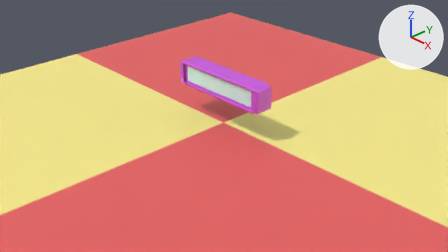
The Blender file Blender/eric's.blend: old version first, new version second.
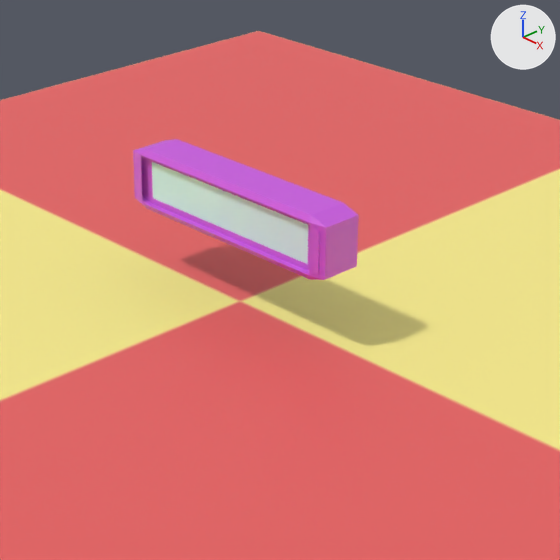
Each version is shown from the file's camera 'Camera', then close up on the part from 28% to 79% of the width and 0% to 90% of the height. Lighting does not change. The marker at upper right points along +X, +Y and +Z.

The scene before the commit, as lines of its bpy script (objects in view):
```python
me_cube_004 = bpy.data.meshes.new('Cube.004')
me_cube_004.from_pydata(...)  # 24 vertices, 22 faces; spans x -1.0..1.0, y -1.0..1.0, z 0.52..1.0
me_cube_004.materials.append(mat_yes)  # picture img_yes_diffuse_v2_png
me_plane = bpy.data.meshes.new('Plane')
me_plane.from_pydata(...)  # 4 vertices, 1 face; spans x -5.0..5.0, y -5.0..5.0, z 0.0
me_plane.materials.append(mat_tilefloor)  # picture img_tile_png
ob_cube = bpy.data.objects.new('Cube', me_cube_004)
ob_cube.location = (0.0, 0.0, 0.0)
ob_cube.scale = (1.0, 0.184, 1.0)
_m = ob_cube.modifiers.new('Bevel', 'BEVEL')
_m = ob_cube.modifiers.new('Smooth', 'SMOOTH')
ob_plane = bpy.data.objects.new('Plane', me_plane)
ob_plane.location = (0.0, 0.0, 0.0)
```
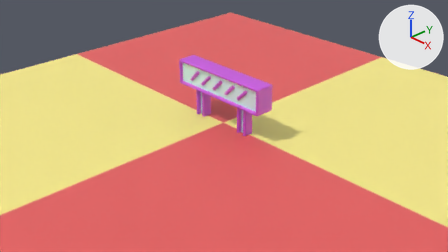
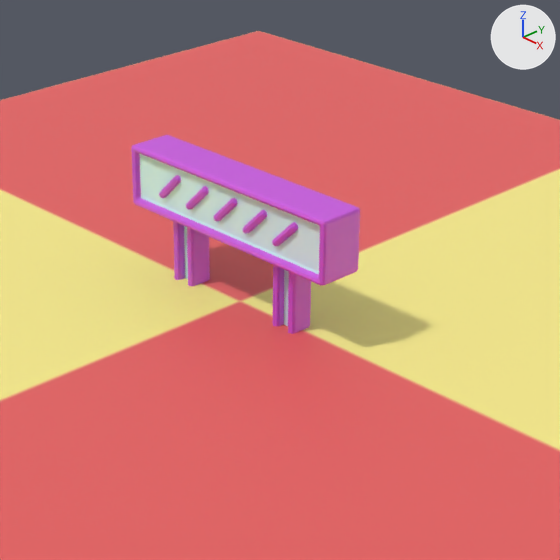
Patch to the scene script:
```diff
--- a/Blender/eric's.blend.py
+++ b/Blender/eric's.blend.py
@@ me_cube_004 @@
 # used by ob_cube; location = (0.0, 0.0, 0.0); scale = (1.0, 0.184, 1.0)
 # verts and faces of me_cube_004; kept vertices keep their numbers, new ones are numbered from 24
-me_cube_004.from_pydata(...)  # 24 vertices, 22 faces; spans x -1.0..1.0, y -1.0..1.0, z 0.52..1.0
+me_cube_004.from_pydata(...)  # 8 vertices, 6 faces; spans x -0.73..-0.47, y -0.17..0.17, z 0.64..0.9
+# me_cube_004 part 1: the whole mesh is rebuilt
+# me_cube_004 part 2
+verts[24] = (-0.73, -0.17, 0.68)
+verts[25] = (-0.52, -0.17, 0.9)
+verts[26] = (-0.68, -0.17, 0.64)
+verts[27] = (-0.47, -0.17, 0.85)
+for new, old in zip([*range(28, 32)], [*range(24, 28)]): verts[new] = verts[old] + (0.0, 0.34, 0.0)
+faces += [(24, 25, 29, 28), (28, 29, 31, 30), (26, 30, 31, 27), (24, 26, 27, 25), (24, 28, 30, 26), (25, 27, 31, 29)]
 me_cube_004.materials.append(mat_yes)
@@ ob_cube @@
 ob_cube = bpy.data.objects.new('Cube', me_cube_004)
+ob_cube.parent = ob_bar
 ob_cube.location = (0.0, 0.0, 0.0)
-ob_cube.scale = (1.0, 0.184, 1.0)
 _m = ob_cube.modifiers.new('Bevel', 'BEVEL')
-_m = ob_cube.modifiers.new('Smooth', 'SMOOTH')
+_m.segments = 2
@@ ob_bar @@
+ob_bar = bpy.data.objects.new('Bar', me_cube_004_1)  # 24 vertices, 22 faces; spans x -1.0..1.0, y -0.18..0.18, z 0.52..1.0; in mat_yes (picture img_yes_diffuse_v2_png); modifiers BEVEL
+ob_bar.location = (0.0, 0.0, 0.0)
@@ ob_cube_013 @@
+ob_cube_013 = bpy.data.objects.new('Cube.013', me_cube_021)  # a box spanning x 0.43..0.63, y -0.03..0.03, z -0.037..0.548; in mat_yes (picture img_yes_diffuse_v2_png); modifiers BEVEL
+ob_cube_013.parent = ob_bar
+ob_cube_013.location = (0.0, 0.0, 0.0)
@@ ob_cube_012 @@
+ob_cube_012 = bpy.data.objects.new('Cube.012', me_cube_020)  # a box spanning x 0.426..0.486, y -0.1..0.1, z -0.043..0.543; in mat_yes (picture img_yes_diffuse_v2_png); modifiers BEVEL
+ob_cube_012.parent = ob_bar
+ob_cube_012.location = (0.0, 0.0, 0.0)
@@ ob_cube_011 @@
+ob_cube_011 = bpy.data.objects.new('Cube.011', me_cube_019)  # a box spanning x 0.58..0.64, y -0.1..0.1, z -0.043..0.543; in mat_yes (picture img_yes_diffuse_v2_png); modifiers BEVEL
+ob_cube_011.parent = ob_bar
+ob_cube_011.location = (0.0, 0.0, 0.0)
@@ ob_cube_010 @@
+ob_cube_010 = bpy.data.objects.new('Cube.010', me_cube_018)  # a box spanning x -0.63..-0.43, y -0.03..0.03, z -0.037..0.548; in mat_yes (picture img_yes_diffuse_v2_png); modifiers BEVEL
+ob_cube_010.parent = ob_bar
+ob_cube_010.location = (0.0, 0.0, 0.0)
@@ ob_cube_009 @@
+ob_cube_009 = bpy.data.objects.new('Cube.009', me_cube_014)  # a box spanning x -0.486..-0.426, y -0.1..0.1, z -0.043..0.543; in mat_yes (picture img_yes_diffuse_v2_png); modifiers BEVEL
+ob_cube_009.parent = ob_bar
+ob_cube_009.location = (0.0, 0.0, 0.0)
@@ ob_cube_008 @@
+ob_cube_008 = bpy.data.objects.new('Cube.008', me_cube_013)  # a box spanning x -0.64..-0.58, y -0.1..0.1, z -0.043..0.543; in mat_yes (picture img_yes_diffuse_v2_png); modifiers BEVEL
+ob_cube_008.parent = ob_bar
+ob_cube_008.location = (0.0, 0.0, 0.0)
@@ ob_cube_007 @@
+ob_cube_007 = bpy.data.objects.new('Cube.007', me_cube_012)  # 8 vertices, 6 faces; spans x -0.427..-0.173, y -0.17..0.17, z 0.642..0.896; in mat_yes (picture img_yes_diffuse_v2_png); modifiers BEVEL
+ob_cube_007.parent = ob_bar
+ob_cube_007.location = (0.0, 0.0, 0.0)
@@ ob_cube_006 @@
+ob_cube_006 = bpy.data.objects.new('Cube.006', me_cube_011)  # 8 vertices, 6 faces; spans x 0.473..0.727, y -0.17..0.17, z 0.642..0.896; in mat_yes (picture img_yes_diffuse_v2_png); modifiers BEVEL
+ob_cube_006.parent = ob_bar
+ob_cube_006.location = (0.0, 0.0, 0.0)
@@ ob_cube_005 @@
+ob_cube_005 = bpy.data.objects.new('Cube.005', me_cube_010)  # 8 vertices, 6 faces; spans x 0.173..0.427, y -0.17..0.17, z 0.642..0.896; in mat_yes (picture img_yes_diffuse_v2_png); modifiers BEVEL
+ob_cube_005.parent = ob_bar
+ob_cube_005.location = (0.0, 0.0, 0.0)
@@ ob_cube_004 @@
+ob_cube_004 = bpy.data.objects.new('Cube.004', me_cube_006)  # 8 vertices, 6 faces; spans x -0.127..0.127, y -0.17..0.17, z 0.642..0.896; in mat_yes (picture img_yes_diffuse_v2_png); modifiers BEVEL
+ob_cube_004.parent = ob_bar
+ob_cube_004.location = (0.0, 0.0, 0.0)
```

Boxes [x1, y1, x2, y2] around the edits, measured in the close-ups (560 x 560 px):
'Cube', reshaped, moved, modifiers changed, rescaled
    before: [133, 139, 359, 280]
    after: [159, 175, 181, 198]
'Bar', added
    after: [131, 135, 360, 286]
'Cube.011', added (pink)
    after: [288, 272, 311, 334]
'Cube.009', added (pink)
    after: [187, 227, 210, 286]
'Cube.012', added (pink)
    after: [273, 265, 284, 327]
'Cube.008', added (pink)
    after: [173, 221, 185, 280]
'Cube.006', added
    after: [272, 222, 298, 246]
'Cube.005', added
    after: [242, 210, 267, 234]
'Cube.013', added
    after: [284, 270, 289, 326]
'Cube.004', added
    after: [214, 198, 237, 221]
'Cube.007', added
    after: [186, 186, 209, 209]
part 1 of me_cube_004, deleted
    before: [133, 139, 359, 280]
part 2 of me_cube_004, added
    after: [159, 175, 181, 198]
